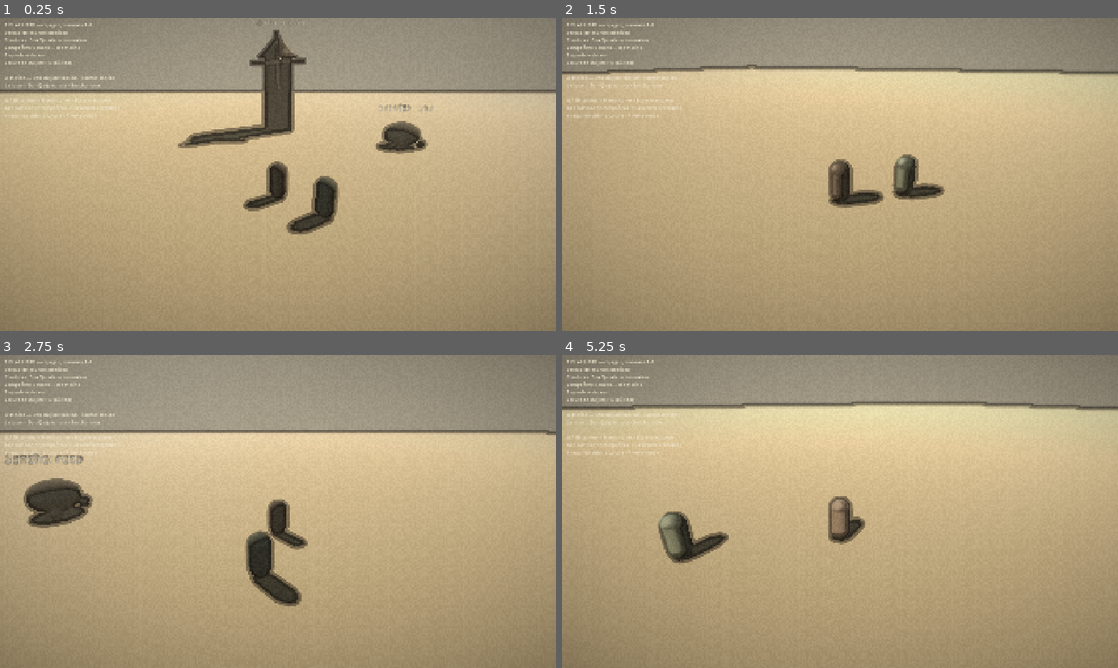
Above: before the commit, frames 1-4 (two rows, left to right).
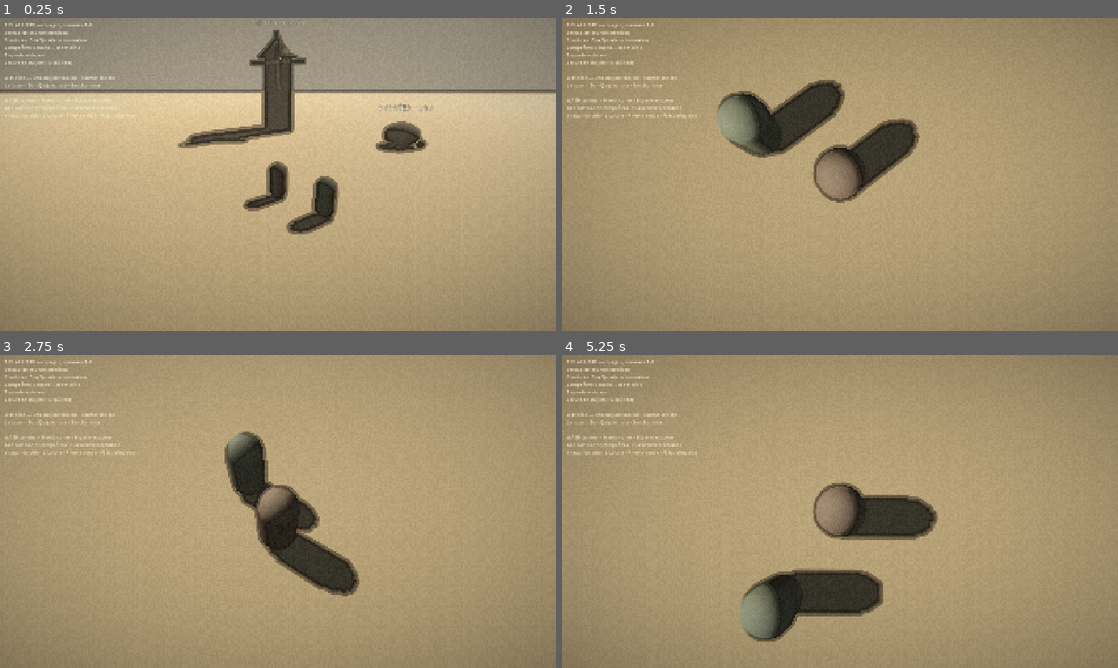
Above: after the commit, the same moments.

Repository: mariodod/fiel-al-libro
Game: Godot game, scene res://src/world/slice.tscn
The game is run twice, just before and just after one commit, with the same random seed, the same clock (stepped at 60 frames per second) and the same inputs.
Inputs (mouse positions are in pixels of both pictures, inside the frame that each line leads up to):
- Up to frame 1 (0.25 s): no input
- Up to frame 2 (1.5 s): move the mouse to (962, 158) at 0.52 s; hold D (move_right) 0.53-1.28 s; hold Shift (sprint) 0.53-1.28 s; click (962, 158) at 0.67 s; move the mouse to (728, 190) at 1.27 s; hold S (move_back) from 1.28 s (still down); right-click (728, 190) at 1.35 s
- Up to frame 3 (2.75 s): tap Shift (sprint) at 1.55, 2.3 s; move the mouse to (333, 442) at 2.02 s; release S (move_back) at 2.03 s; press the mouse at (333, 442) at 2.03 s; hold D (move_right) from 2.03 s (still down)
- Up to frame 4 (5.25 s): move the mouse to (812, 574) at 2.77 s; release D (move_right) at 2.78 s; release the mouse at (812, 574) at 2.78 s; hold W (move_forward) 2.78-3.53 s; tap F (block) at 2.85 s; click (812, 574) at 2.92 s; tap Shift (sprint) at 3.05, 4.55 s; move the mouse to (1006, 558) at 3.52 s; hold Shift (sprint) 3.53-4.28 s; hold A (move_left) 3.53-5.03 s; tap C (codex) at 3.6 s; tap F2 (toggle_tags, bound only after the commit) at 4.15 s; move the mouse to (673, 464) at 4.27 s; tap Space (dodge) at 4.35 s; move the mouse to (867, 511) at 5.02 s; hold S (move_back) from 5.03 s (still down); hold E (interact) from 5.03 s (still down); click (867, 511) at 5.17 s

The runs differ from the first frame. In frame 1, less than 0.1% of the frame differs, in the area x 18-25%, y 30-32%; in frame 2, 29%; in frame 3, 25%; in frame 4, 36%, in the area x 0-100%, y 14-92%.

Commit message:
First playtest: six runs, four "but"s fixed, two named tasks
The observation log has its first entries. Six runs, 19 October 2026, and
they are worth more than a paragraph of speculation: the premise holds.

  run 4: "less interesting when both see the same thing"

That is the project in one line. When the second sight is on and the two
characters agree, the world gets less interesting. The disagreement, not
the filter, carries it. And run 6 — "seeing the rock i wanted to interact
with it, even more the book i expected to be able to interact with it and
read it" — says the Book layer has to be desirable, not merely different.

FOUR "BUT"s FIXED HERE
- B1 "it moves relative to plane not camera": the input was world-space.
  "Forward" now means "away from the camera".
- B2 "not sure about the transition when swapping... morphing rather than
  a direct view switch": the camera slid across to the other character.
  It now cuts, like a page turn. The objects still morph.
- B4 "change of view should be fater when pressing T": 0.9s -> 0.5s.
- B3 "text showing what the other sees feels like too handholding": the
  perception tags are a toggle now (F2). The shipped game owes barks
  instead of a label; that is named work, not a fix.

TWO TASKS NAMED, NOT GUESSED
- B5 "when quixote goes back to seeing reality some reaction from his
  side should happen": a character beat, not a filter change. Barks.
- B6 "I expected to be able to interact with it and read it": the Examine
  verb is wanted in the first minute. Lectura was week 5-7.

STILL OWED
The stranger's run. Six runs is a sample, not a signal, and nobody who has
not been told has played this yet. That run decides whether week 3-4
starts. Also: nobody pressed L, so the madness (P4) has no data at all.

The full write-up is docs/PLAYTEST_NOTES.md section 6, with the
predictions scored. Verdict: "yes, but".

Diff:
--- a/project.godot
+++ b/project.godot
@@ -168,6 +168,11 @@
 "events": [Object(InputEventKey,"resource_local_to_scene":false,"resource_name":"","device":16,"window_id":0,"alt_press …(190 unchanged characters)…
 ]
 }
+toggle_tags={
+"deadzone": 0.2,
+"events": [Object(InputEventKey,"resource_local_to_scene":false,"resource_name":"","device":16,"window_id":0,"alt_pressed":false,"shift_pressed":false,"ctrl_pressed":false,"meta_pressed":false,"pressed":false,"keycode":0,"physical_keycode":4194333,"key_label":0,"unicode":0,"location":0,"echo":false,"script":null)
+]
+}
 
 [input_devices]
 
--- a/src/autoload/truth_layer.gd
+++ b/src/autoload/truth_layer.gd
@@ -20,7 +20,12 @@
 const GLOBAL_SPEED := &"layer_blend_speed"
 
 ## Seconds for a full Reality <-> Book cross-fade.
-@export var blend_seconds: float = 0.9
+##
+## GDD.md §4.3 says 0.6-1.2s. The first playtest came back with "change of
+## view should be fater when pressing T, it takes too much time" — so this
+## is the fast end, and 0.5 it is. The fade has to be long enough to read
+## as a change of world and short enough that you are not waiting for it.
+@export var blend_seconds: float = 0.5
 
 var _layer: int = Layer.REALITY
 var _target: int = Layer.REALITY
--- a/src/characters/player_controller.gd
+++ b/src/characters/player_controller.gd
@@ -47,8 +47,25 @@
 
 	var direction := Input.get_vector(&"move_left", &"move_right", &"move_forward", &"move_back")
 	var sprint := Input.is_action_pressed(&"sprint")
-	active_pawn.move(direction, sprint)
+	active_pawn.move(_in_camera_frame(direction), sprint)
 	active_pawn.block(Input.is_action_pressed(&"block"))
+
+
+## Put the input into the camera's frame of reference.
+##
+## "Forward" has to mean "away from the camera", not "north". Moving
+## relative to the world plane is the classic third-person mistake, and
+## the first playtest named it on run 1: "it moves relative to plane not
+## camera". The pawn's own movement stays world-space — the companion AI
+## uses that too, and it has no camera.
+func _in_camera_frame(direction: Vector2) -> Vector2:
+	if direction.length_squared() < 0.0001:
+		return direction
+	var camera := get_viewport().get_camera_3d()
+	if camera == null:
+		return direction
+	var world := Basis(Vector3.UP, camera.global_rotation.y) * Vector3(direction.x, 0.0, direction.y)
+	return Vector2(world.x, world.z).normalized()
 
 
 ## Swap characters. Free, instant, no pause.
--- a/src/systems/camera_follow.gd
+++ b/src/systems/camera_follow.gd
@@ -17,6 +17,14 @@
 var _placed: bool = false
 
 
+## Snap the camera to its target on the next frame instead of easing there.
+##
+## Used when you swap characters. A camera that slides across to the other
+## character reads as a mistake; a camera that cuts reads as a page turn.
+func snap() -> void:
+	_placed = false
+
+
 func _process(delta: float) -> void:
 	if target == null:
 		return
--- a/src/tools/setup_input_map.gd
+++ b/src/tools/setup_input_map.gd
@@ -27,6 +27,7 @@
 	"toggle_second_sight": [KEY_V],
 	"toggle_madness": [KEY_L],
 	"toggle_help": [KEY_F1],
+	"toggle_tags": [KEY_F2],
 	"toggle_hud": [KEY_H],
 	"shelf": [KEY_I],
 	"codex": [KEY_C],
--- a/src/world/slice.gd
+++ b/src/world/slice.gd
@@ -41,6 +41,17 @@
 
 var _objects: Array[TruthObject] = []
 var _show_help: bool = true
+## The floating tags that say what the companion is looking at.
+##
+## The first playtest: "Text showing what the other sees feels like too
+## handholding, the layer should change characters to see the whole world".
+## That is right — in the finished game the disagreement has to be carried
+## by barks and VFX, not by a label. The tag stays here as a test
+## affordance, and F2 turns it off.
+##
+## For the stranger test (runs 18-19 of the playtest), turn it OFF: a
+## stranger should find the second reading by swapping, not by reading it.
+var _show_tags: bool = true
 ## Sancho's second sight.
 ##
 ## OFF by default, and that default is the whole point: without the lens
@@ -155,6 +166,10 @@
 	elif event.is_action_pressed(&"toggle_madness"):
 		_madness_high = not _madness_high
 		Locura.set_for(&"quixote", LOCURA_LOST if _madness_high else LOCURA_LUCID)
+	elif event.is_action_pressed(&"toggle_tags"):
+		_show_tags = not _show_tags
+		for object in _objects:
+			object.show_tag = _show_tags
 
 
 # ── Per frame ───────────────────────────────────────────────────────────
@@ -271,6 +286,11 @@
 	# Move the camera to whoever we are now driving, and hand the other
 	# one to the companion AI.
 	if camera_rig != null and player != null and player.active_pawn != null:
+		# Cut, do not drift. The first playtest: "not sure about the
+		# transition when swapping... in the objects morphing rather than a
+		# direct view switch". A cut reads as a page turn; a slide reads as
+		# a camera that lost track of the player.
+		camera_rig.snap()
 		camera_rig.target = player.active_pawn
 	if ai != null and player != null:
 		ai.pawn = player.other_pawn
Not shown, changed: locale/en.po
Not shown, changed: locale/es.po
Not shown, changed: locale/fr.po
Not shown, changed: HANDOVER.md
Not shown, changed: TODO.md
Not shown, changed: docs/PLAYTEST_NOTES.md
